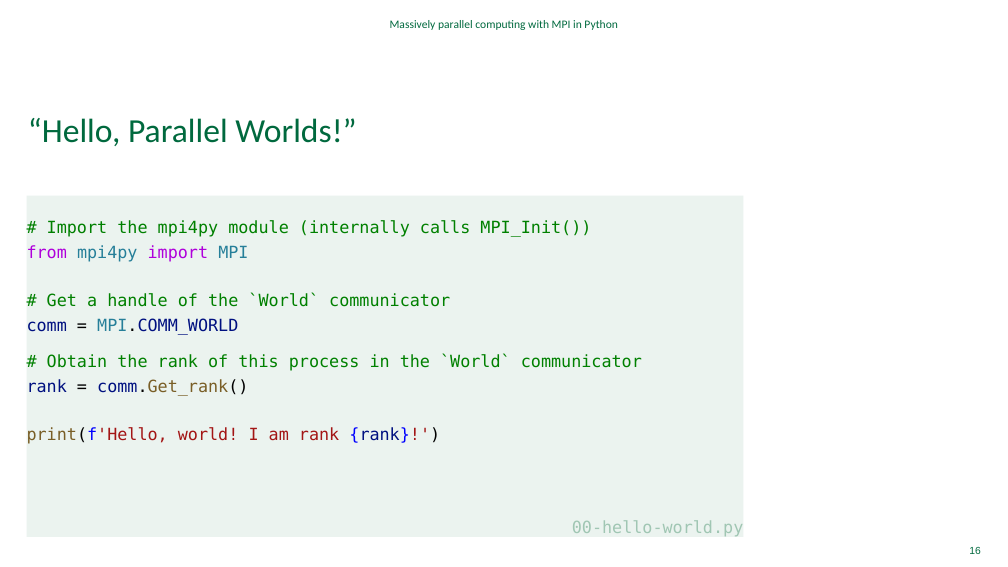
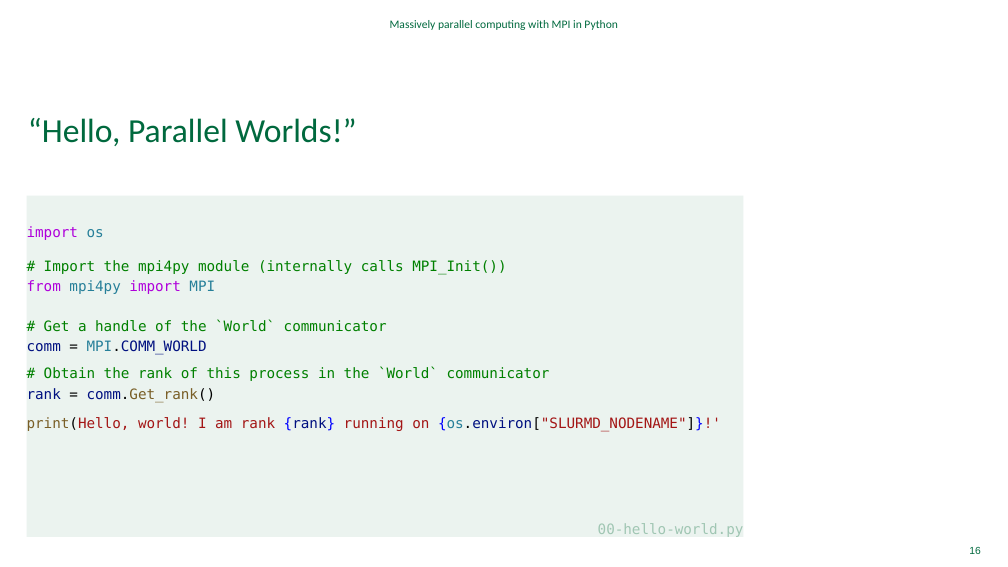
Before and after one commit to Dartmouth-Libraries/distributed-computing-with-python-and-mpi, a slide deck: slide 16 of ppt/Distributed-Computing-with-MPI.pptx. Drawn at 1008x567 pixels with LibreOffice and Linux fonts; fonts in the diff are those of the drawing; background and template pictures are left out. Boxes give left, top, right and bottom in pixels: in the first picture for what was removed or moved away, otherwise in the second. Text is boxed around its words. In the diff, an @@ line names an element or a change of style, - is before the commit and + after.

Commit message:
update slide deck

```diff
--- a/ppt/Distributed-Computing-with-MPI.pptx
+++ b/ppt/Distributed-Computing-with-MPI.pptx
@@ text at (x1=27, y1=226, x2=104, y2=240): paragraph added @@
+import os
@@ text at (x1=27, y1=260, x2=744, y2=537): size 16 to 13.6 pt in "# Import the mpi4py module (internally calls ...", "from mpi4py import MPI", "# Get a handle of the `World` ...", "comm = MPI.COMM_WORLD" and 3 more places; line spacing 0.9 to 0.8 @@
@@ text at (x1=27, y1=417, x2=721, y2=432): text changed; size 16 to 13.6 pt @@
-print(f'Hello, world! I am rank {rank}!')
+print(Hello, world! I am rank {rank} running on {os.environ["SLURMD_NODENAME"]}!'
```
